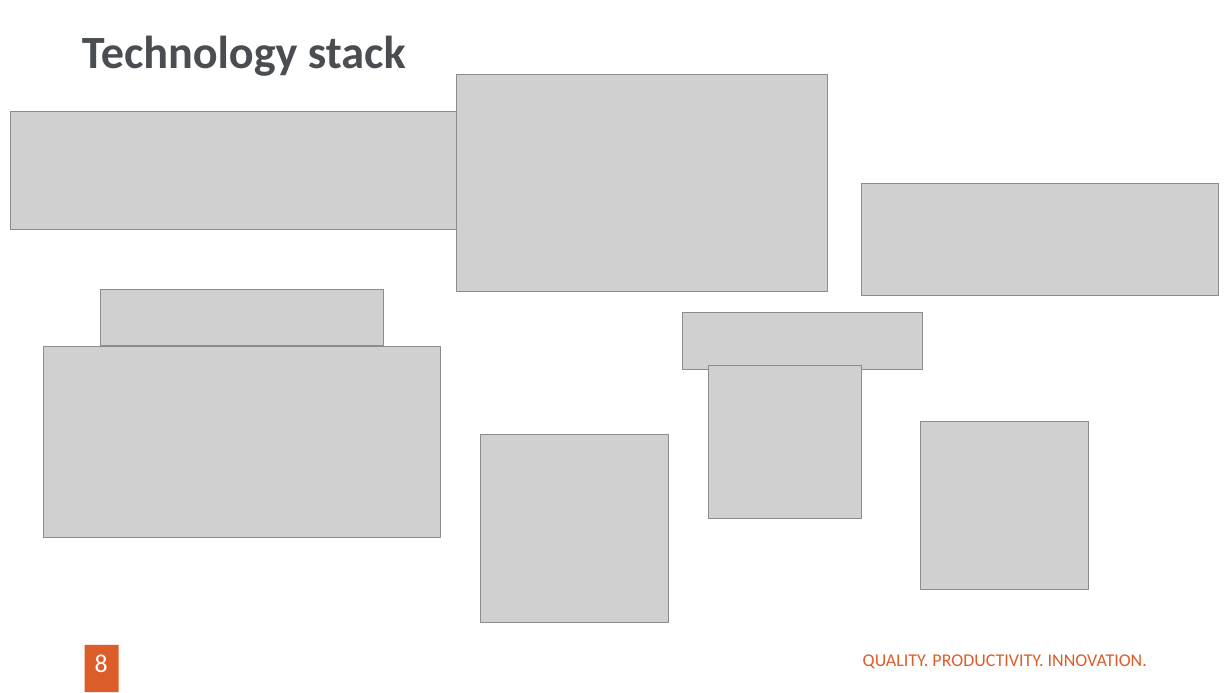
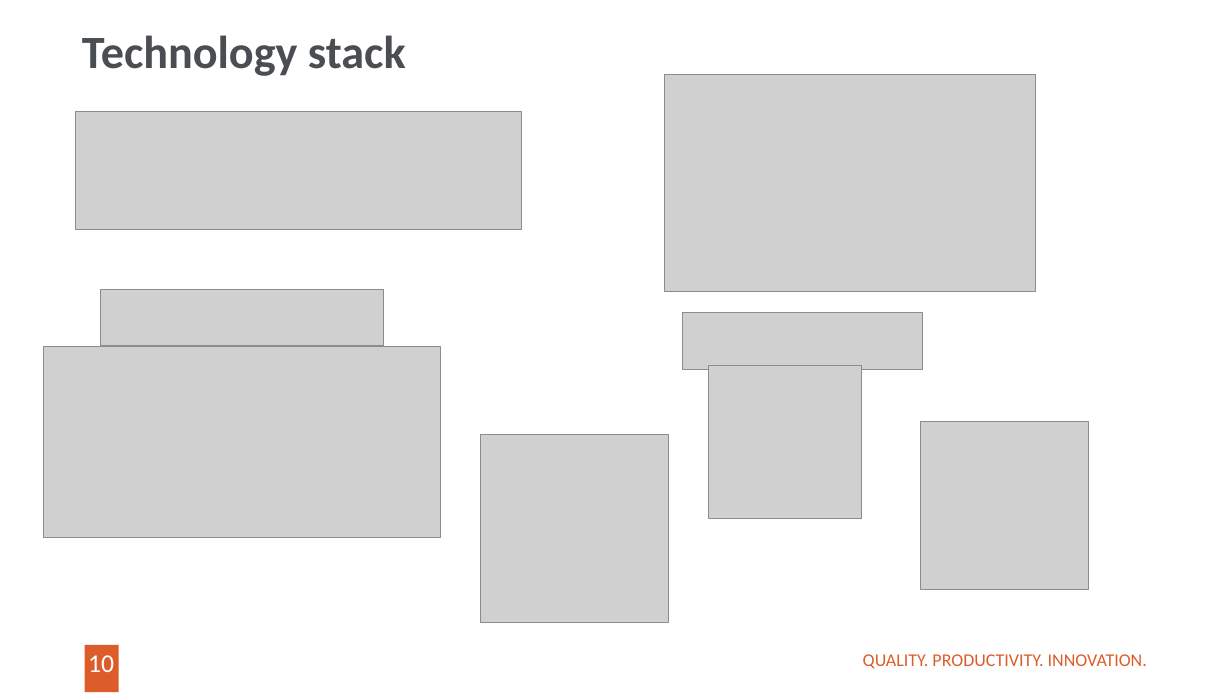
Before and after one commit to kvatrom/tarapana, a slide deck: slide 10 of Tarapana/presentation/Endava Social Analyzer V2.0.pptx (slide 8 before the commit). Drawn at 1232x693 pixels with LibreOffice and Linux fonts; fonts in the diff are those of the drawing; grey boxes stand for pictures; background and template pictures are left out. Boxes give left, top, right and bottom in pixels: in the first picture for what was removed or moved away, otherwise in the second. Text is boxed around its words. In the diff, an @@ line names an element or a change of style, - is before the commit and + after.

```diff
--- a/Tarapana/presentation/Endava Social Analyzer V2.0.pptx
+++ b/Tarapana/presentation/Endava Social Analyzer V2.0.pptx
@@ picture: place and size @@
-picture at (457,75,827,292)
+picture at (665,75,1035,292)
@@ picture: place and size @@
-picture at (11,111,457,229)
+picture at (76,111,522,229)
@@ picture removed at (862,183,1219,295) @@
@@ page number at (88,655,114,672): text changed @@
-8
+10
```
Also in this commit, not shown: 5 other slides changed.
